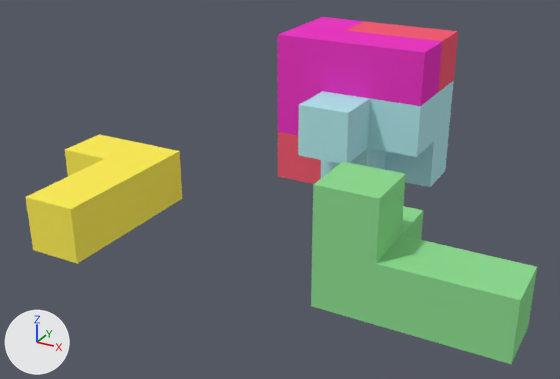
An edit to the Blender file 5. Rotating Objects.blend, drawn before and after from the same camera.
Rendered twice from a camera (50 mm lens) standing at (64.3, -139.3, 63.3) and looking at (2.5, -26.9, 7.0). The axes (+X, +Y, +Z) are drawn at lower left. The lights are the same throughout. The older version comes first.

The scene before the commit, as lines of its bpy script (objects in view):
```python
me_obj_0_005 = bpy.data.meshes.new('obj_0.005')
me_obj_0_005.from_pydata(...)  # 12 vertices, 20 faces; spans x -10.0..10.0, y -16.7..13.3, z -5.0..5.0
me_obj_0_005.materials.append(mat_color_16768282_001)  # yellow #ffef5a
me_obj_0_006 = bpy.data.meshes.new('obj_0.006')
me_obj_0_006.from_pydata(...)  # 17 vertices, 30 faces; spans x -11.2..18.8, y -8.8..11.2, z -8.8..11.2
me_obj_0_006.materials.append(mat_color_4634441_001)  # green #8fdc92
me_obj_0_007 = bpy.data.meshes.new('obj_0.007')
me_obj_0_007.from_pydata(...)  # 24 vertices, 46 faces; spans x -10.0..10.0, y -15.0..15.0, z -11.2..8.8
me_obj_0_007.materials.append(mat_color_7720667_001)  # cyan #b4e8ee
ob_obj_0 = bpy.data.objects.new('obj_0', me_obj_0_005)
ob_obj_0.location = (-30.0, -39.3, 5.0)
ob_obj_0_001 = bpy.data.objects.new('obj_0.001', me_obj_0_006)
ob_obj_0_001.location = (31.2, -40.2, 8.8)
ob_obj_0_002 = bpy.data.objects.new('obj_0.002', me_obj_0_007)
ob_obj_0_002.location = (11.0, -2.0, 11.2)
# also in view: 'obj_0.003' at (6.0, 3.0, 20.0); 'obj_0.004' at (6.0, 3.0, 15.0)
```
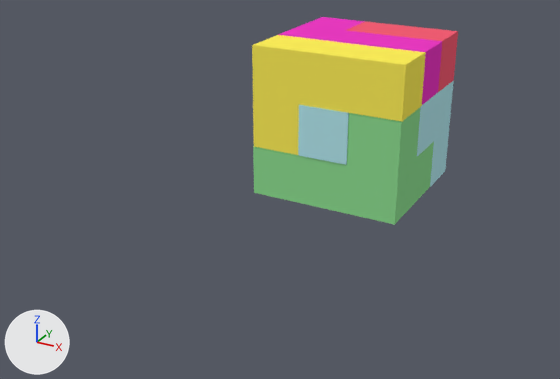
Changed parts and their boxes [x1, y1, x2, y2] in the pictures (560 x 379 px):
'obj_0.001', moved, turned: before [311, 162, 537, 364]; after [253, 107, 434, 225]
'obj_0', moved, turned: before [25, 134, 182, 264]; after [252, 35, 426, 155]
'obj_0.003', unchanged, covered by the edit: before [278, 17, 442, 135]; after [278, 17, 442, 105]

The change, as a list of edits to the scene's bpy script:
```text
Change ob_obj_0:
    ob_obj_0.location: (-30.0, -39.3, 5.0) -> (4.5, -11.9, 20.0)
    ob_obj_0.rotation_euler: (0.0, 0.0, 0.0) -> (1.571, -1.571, 0.0)  # degrees (0, 0, 0) -> degrees (90, -90, 0)
Change ob_obj_0_001:
    ob_obj_0_001.location: (31.2, -40.2, 8.8) -> (9.8, -8.0, 8.9)
    ob_obj_0_001.rotation_euler: (0.0, 0.0, 0.0) -> (1.571, 0.0, 3.142)  # degrees (0, 0, 0) -> degrees (90, 0, 180)
```
